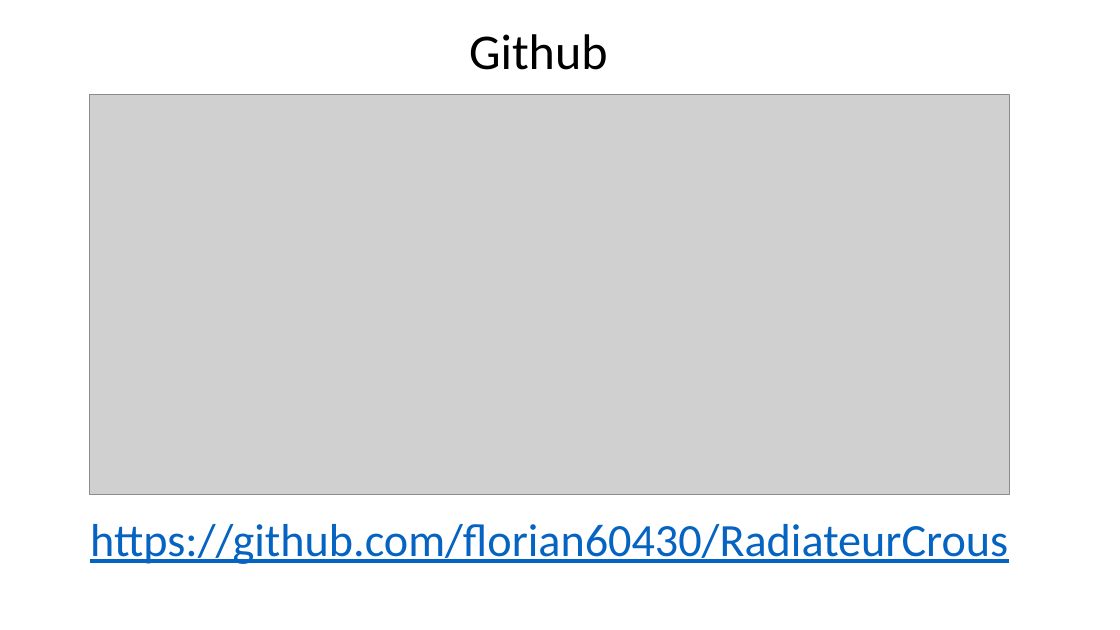
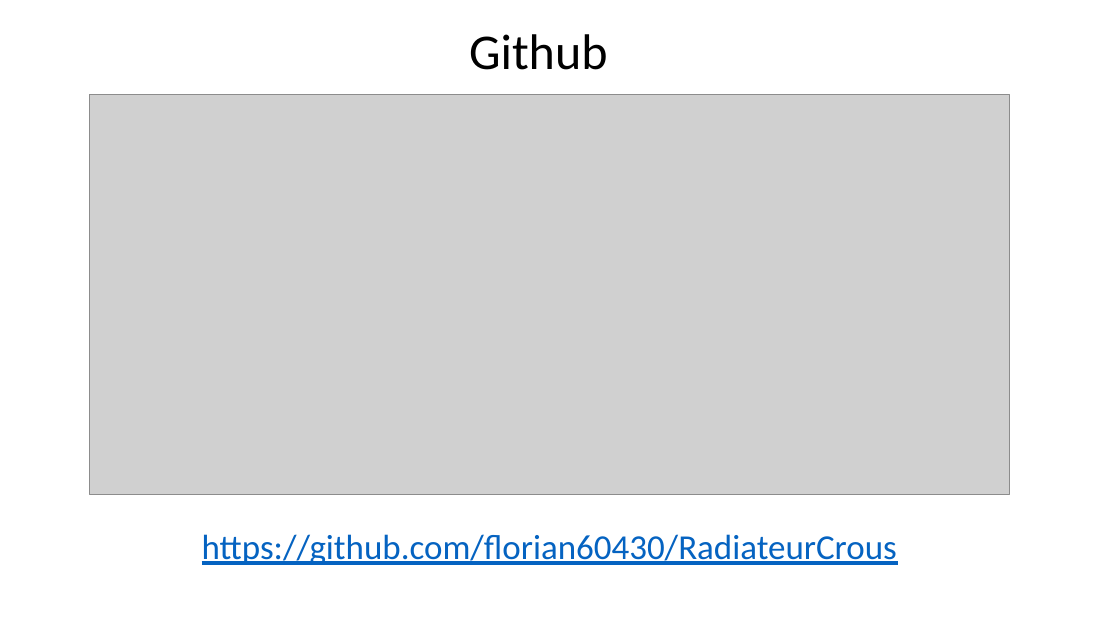
Before and after one commit to florian60430/RadiateurCrous, a slide deck: slide 3 of Revue/Revue1.pptx (slide 2 before the commit). Drawn at 1120x630 pixels with LibreOffice and Linux fonts; fonts in the diff are those of the drawing; grey boxes stand for pictures. Boxes give left, top, right and bottom in pixels: in the first picture for what was removed or moved away, otherwise in the second. Text is boxed around its words. In the diff, an @@ line names an element or a change of style, - is before the commit and + after.

```diff
--- a/Revue/Revue1.pptx
+++ b/Revue/Revue1.pptx
@@ title "https://github.com/florian60430/RadiateurCrous" at bbox=[202, 534, 897, 565]: size 39.6 to 30 pt @@
```
Also in this commit, not shown: 4 other slides changed, 2 slides added, 2 other files.
